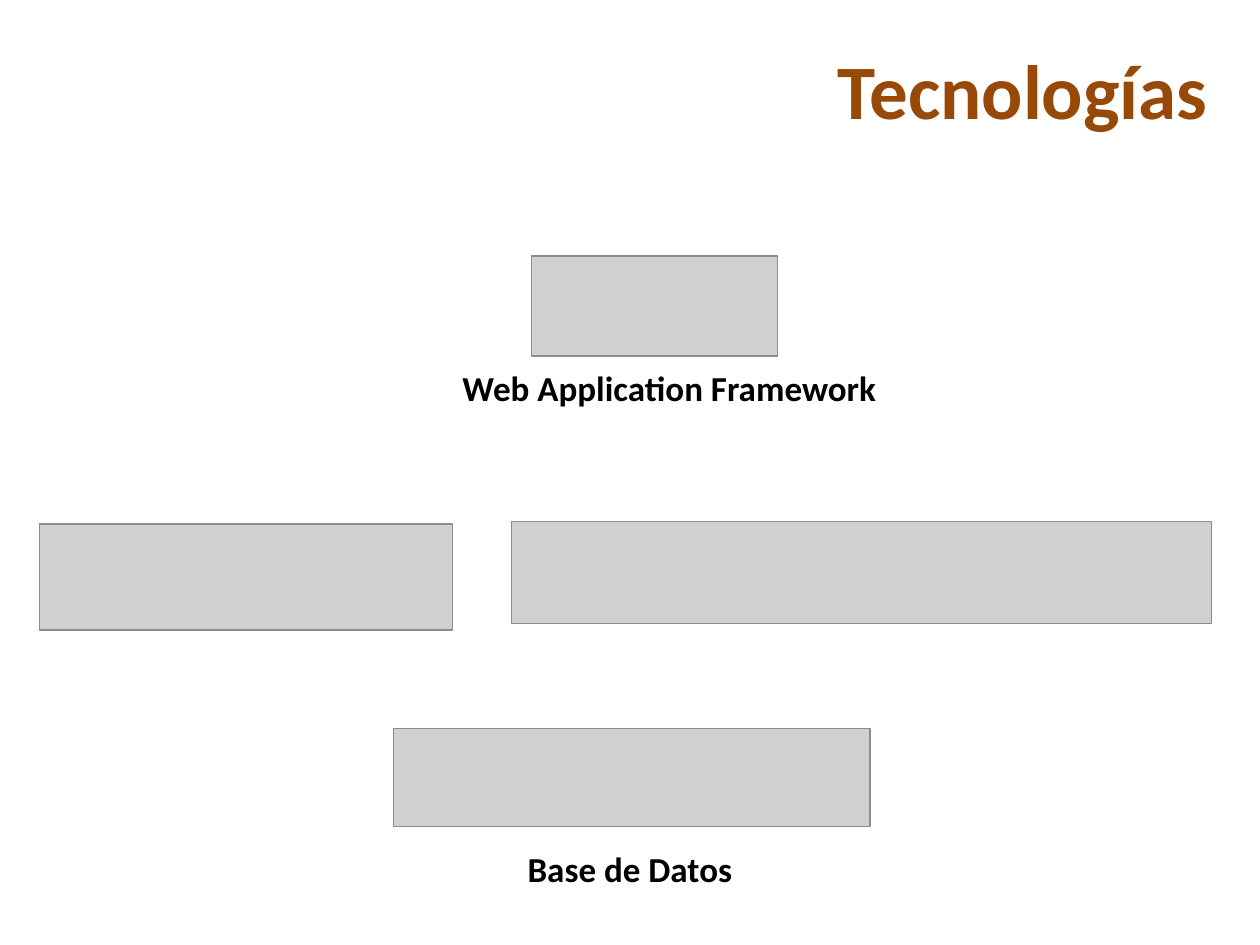
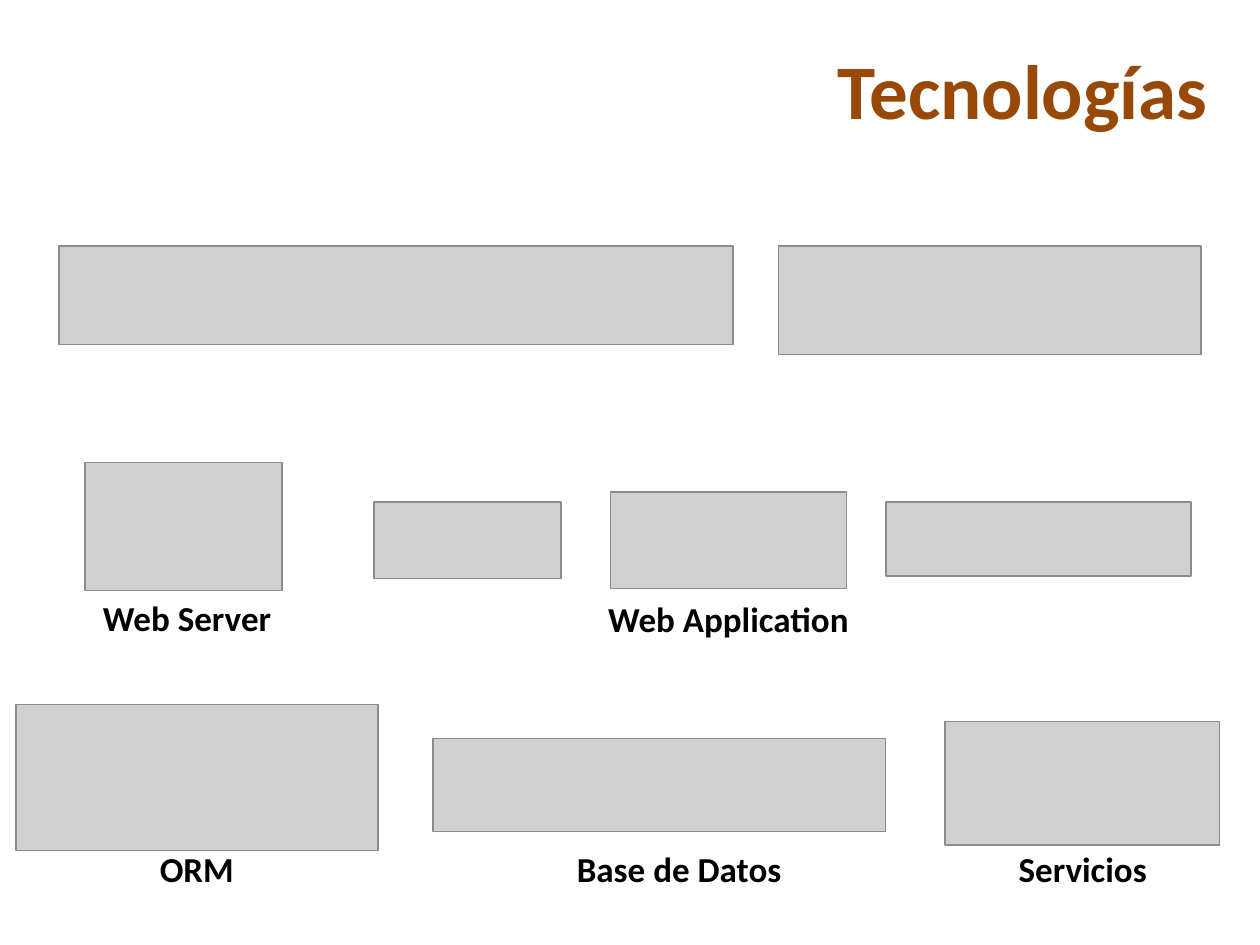
Before and after one commit to nicohen/taller-desarrollo-proyectos-i, a slide deck: slide 11 of Presentaciones/PresentacionDesarrollo.ppt. Drawn at 1260x945 pixels with LibreOffice and Linux fonts; fonts in the diff are those of the drawing; grey boxes stand for pictures; background and template pictures are left out. Boxes give left, top, right and bottom in pixels: in the first picture for what was removed or moved away, otherwise in the second. Text is boxed around its words. In the diff, an @@ line names an element or a change of style, - is before the commit and + after.

```diff
--- a/Presentaciones/PresentacionDesarrollo.ppt
+++ b/Presentaciones/PresentacionDesarrollo.ppt
@@ picture: place and size @@
-picture at bbox=[532, 256, 777, 357]
+picture at bbox=[59, 246, 733, 344]
@@ picture added at bbox=[779, 246, 1201, 354] @@
@@ picture: place and size @@
-picture at bbox=[39, 524, 452, 630]
+picture at bbox=[86, 462, 282, 590]
@@ picture added at bbox=[374, 501, 561, 578] @@
@@ picture: place and size @@
-picture at bbox=[512, 522, 1211, 624]
+picture at bbox=[610, 493, 847, 588]
@@ picture added at bbox=[886, 501, 1191, 576] @@
@@ text added at bbox=[103, 606, 271, 632], 20 pt, text #000000, bold @@
+Web Server
@@ text at bbox=[608, 607, 849, 638]: text changed @@
-Web Application Framework
+Web Application
@@ picture added at bbox=[16, 704, 378, 850] @@
@@ picture: place and size @@
-picture at bbox=[394, 728, 871, 827]
+picture at bbox=[433, 738, 886, 832]
@@ picture added at bbox=[945, 722, 1220, 845] @@
@@ text added at bbox=[160, 859, 234, 883], 20 pt, text #000000, bold @@
+ORM
@@ text "Base de Datos": place and size @@
-text "Base de Datos" at bbox=[528, 857, 732, 883]
+text "Base de Datos" at bbox=[577, 857, 782, 883]
@@ text added at bbox=[1019, 857, 1147, 883], 20 pt, text #000000, bold @@
+Servicios
```
Also in this commit, not shown: 2 other slides changed.
